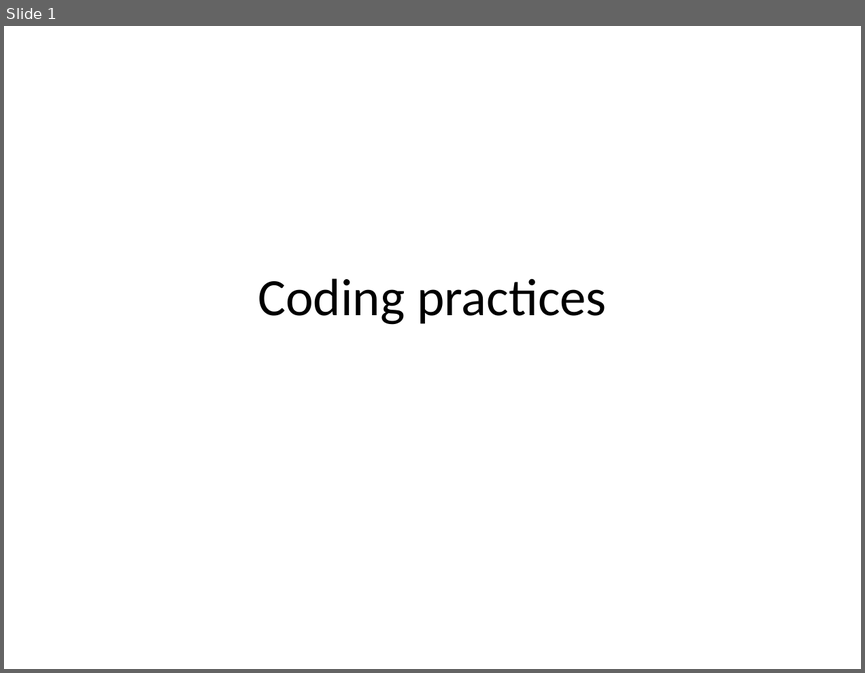
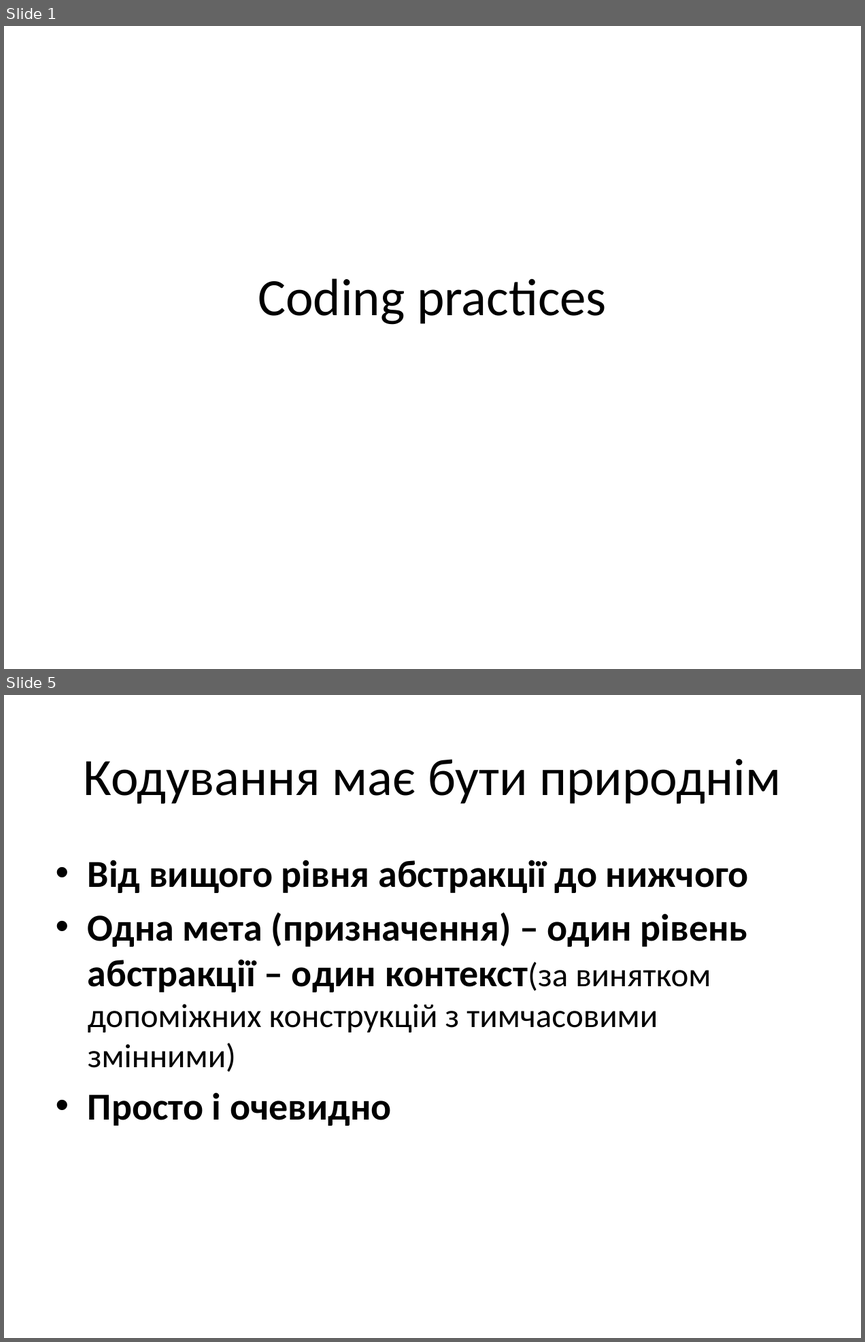
Before and after one commit to siryc/TORT, a slide deck: 1 Coding Practices/1 Coding practices Final.pptx. Shown one above the other, each under a label of ours: slide 1 before the commit, slides 1 and 5 after it; the slides between them are not shown. The pictures are 865x673 and 865x1342 pixels, drawn with LibreOffice and Linux fonts; fonts in the diff are those of the drawing. Boxes give left, top, right and bottom in pixels: in the first picture for what was removed or moved away, otherwise in the second. Text is boxed around its words. In the diff, an @@ line names an element or a change of style, - is before the commit and + after.

```diff
--- a/1 Coding Practices/1 Coding practices Final.pptx
+++ b/1 Coding Practices/1 Coding practices Final.pptx
@@ slide 5 added at (4,695,861,1338), background #FFFFFF @@
@@ title added at (83,759,781,804), 44 pt, text #000000 @@
+Кодування має бути природнім
@@ text added at (88,860,749,1125), 32 pt, text #000000, bold @@
+• Від вищого рівня абстракції до нижчого
+• Одна мета (призначення) – один рівень абстракції – один контекст(за винятком допоміжних конструкцій з тимчасовими змінними)
+• Просто і очевидно
```
Also in this commit, not shown: 11 slides changed, 15 other slides added, 4 slides removed.
